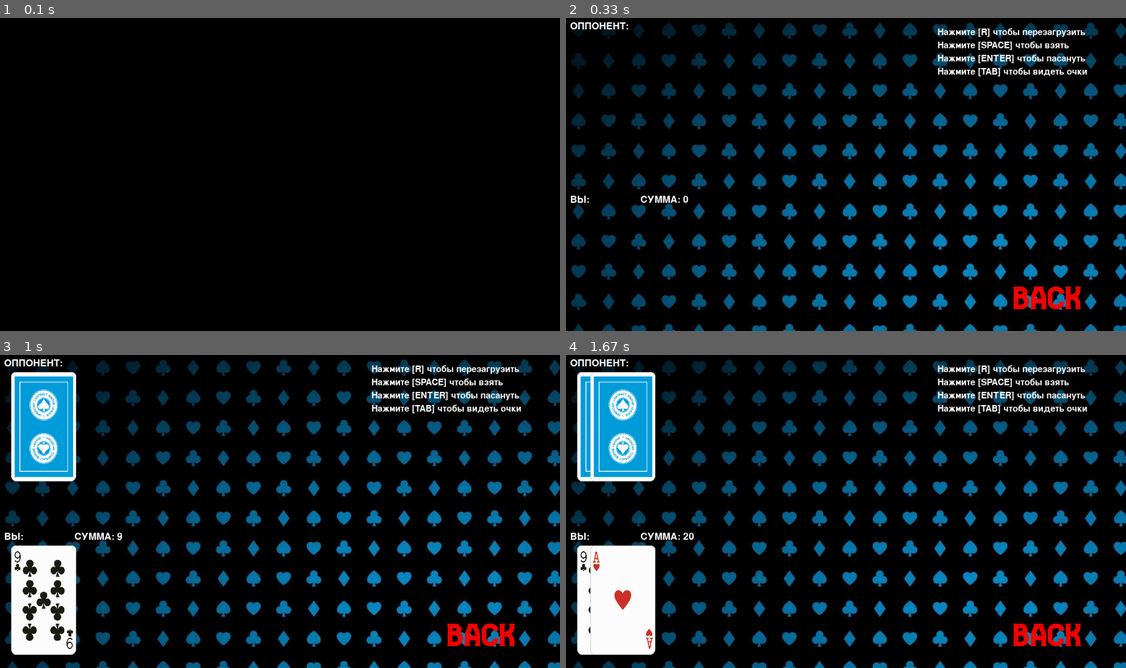
Above: before the commit, frames 1-4 (two rows, left to right).
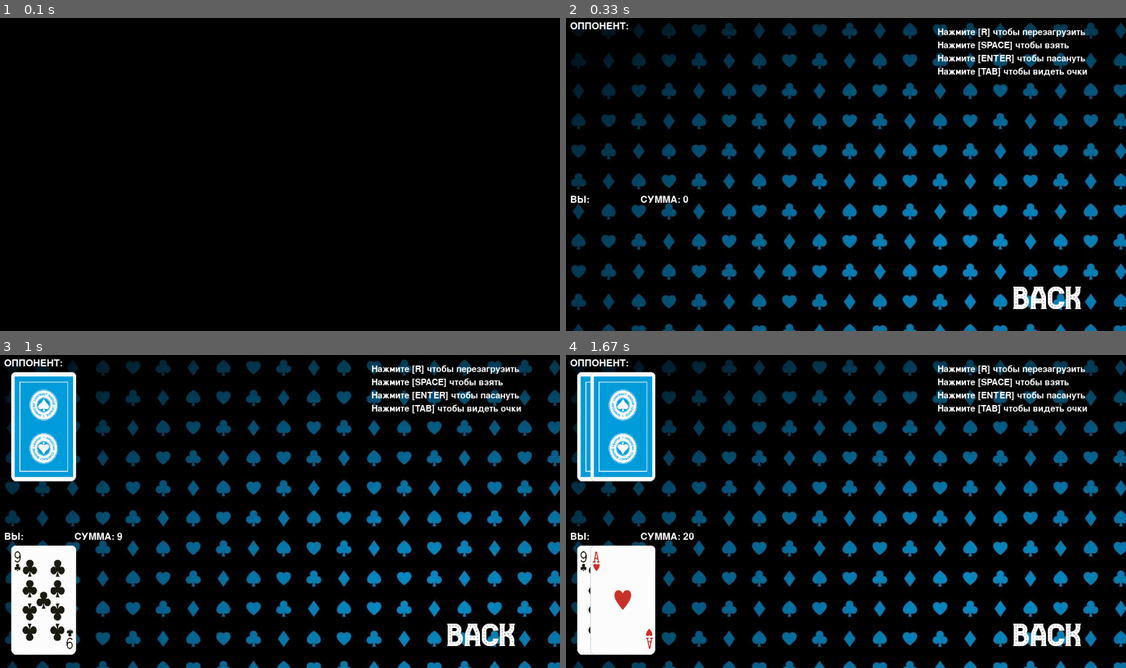
Above: after the commit, the same moments.

Repository: temanotema/casik1000
Game: pygame game, started from casik/screen/blackjack.py
The game is run twice, just before and just after one commit, with the same random seed, the same clock (stepped at 60 frames per second) and the same inputs.
Inputs:
- Up to frame 1 (0.1 s): no input
- Up to frame 2 (0.33 s): no input
- Up to frame 3 (1 s): tap Space at 0.33 s
- Up to frame 4 (1.67 s): tap Space at 1.23 s

Frame 1 is identical in both runs. In frame 2, 0.6% of the frame differs, in the area x 79-93%, y 85-94%; in frame 3, 0.6%; in frame 4, 0.6%.

Commit message:
new download images for slots and create key space

Diff:
--- a/casik/bets.py
+++ /dev/null
@@ -1,5 +0,0 @@
-from blackjack import *
-
-
-def bet():
-    while True:
--- a/casik/pygame_base.py
+++ b/casik/pygame_base.py
@@ -1,5 +1,4 @@
 import sys
-
 import pygame
 
 # создание меню
@@ -22,6 +21,12 @@
     return pygame.transform.scale(pygame.image.load(path), size)
 
 
+lemon = load_image('images/lemon.jpg', (200, 200))
+apple = load_image('images/apple.jpg', (200, 200))
+plum = load_image('images/plum.jpg', (200, 200))
+cherry = load_image('images/cherry.jpg', (200, 200))
+
+
 def get_font(size):
     return pygame.font.Font("pics/font.ttf", size)
 
--- a/casik/screen/blackjack.py
+++ b/casik/screen/blackjack.py
@@ -276,7 +276,7 @@
         SEVEN_MOUSE_POS = pygame.mouse.get_pos()
 
         SEVEN_BACK = Button(image=None, pos=(1100, 650),
-                            text_input="BACK", font=get_font(75), base_color="Red", hovering_color="White")
+                            text_input="BACK", font=get_font(75), base_color="White", hovering_color="Red")
 
         SEVEN_BACK.changeColor(SEVEN_MOUSE_POS)
         SEVEN_BACK.update(win)
@@ -287,9 +287,7 @@
             if event.type == pygame.MOUSEBUTTONDOWN:
                 if SEVEN_BACK.checkForInput(SEVEN_MOUSE_POS):
                     next_function = run[MENU_MAIN]
-
         draw_texts()
-
         pygame.display.update()
 
         # анти спам кнопок
--- a/casik/screen/luckyseven.py
+++ b/casik/screen/luckyseven.py
@@ -3,12 +3,18 @@
 
 
 SEVEN_BACK = Button(image=None, pos=(1100, 650),
-                    text_input="BACK", font=get_font(75), base_color="Red", hovering_color="White")
+                    text_input="BACK", font=get_font(75), base_color="White", hovering_color="Red")
+
+
+main_loop = 0
+session = True
+
+
 def draw_texts():
     space_text = INST_font.render('Нажмите [SPACE] чтобы прокрутить слот', True, white)
-    combo1_text = INST_font.render('Комбинация 1: 7 | 7 | 7 ', True, white)
-    combo2_text = INST_font.render('Комбинация 2: bell | bell | bell', True, white)
-    combo3_text = INST_font.render('Комбинация 3: bar | bar | bar', True, white)
+    combo1_text = INST_font.render('Комбинация 1: lemon | lemon | lemon ', True, white)
+    combo2_text = INST_font.render('Комбинация 2: apple | apple | apple', True, white)
+    combo3_text = INST_font.render('Комбинация 3: plum | plum | plum', True, white)
     combo4_text = INST_font.render('Комбинация 4: cherry | cherry | cherry', True, white)
 
     win.blit(combo1_text, (WIN_WIDTH // 2 + 211, WIN_HEIGHT // 2 - 330))
@@ -16,6 +22,15 @@
     win.blit(combo3_text, (WIN_WIDTH // 2 + 211, WIN_HEIGHT // 2 - 270))
     win.blit(combo4_text, (WIN_WIDTH // 2 + 211, WIN_HEIGHT // 2 - 240))
     win.blit(space_text, (WIN_WIDTH // 2 + 211, WIN_HEIGHT // 2 - 210))
+    win.blit(lemon, (335, 270))
+    win.blit(lemon, (550, 270))
+    win.blit(lemon, (765, 270))
+
+def new_load():
+    win.blit(cherry, (335, 270))
+    win.blit(apple, (550, 270))
+    win.blit(plum, (765, 270))
+    pygame.display.update()
 
 
 def main():
@@ -34,10 +49,19 @@
             if event.type == pygame.MOUSEBUTTONDOWN:
                 if SEVEN_BACK.checkForInput(SEVEN_MOUSE_POS):
                     next_function = run[MENU_MAIN]
+
         draw_texts()
         pygame.display.update()
+
+        keys = pygame.key.get_pressed()
+
+        if keys[pygame.K_SPACE]:
+            new_load()
+            pygame.display.update()
+
     if next_function:
         next_function()
+    pygame.display.update()
 
 
 run[GAME_LUCKYSEVEN] = main
--- a/casik/screen/main.py
+++ b/casik/screen/main.py
@@ -56,7 +56,7 @@
         win.blit(OPTIONS_TEXT, OPTIONS_RECT)
 
         OPTIONS_BACK = Button(image=None, pos=(640, 400),
-                            text_input="Back", font=get_font(75), base_color="Black", hovering_color="Green")
+                            text_input="Back", font=get_font(75), base_color="Black", hovering_color="Red")
 
         OPTIONS_BACK.changeColor(OPTIONS_MOUSE_POS)
         OPTIONS_BACK.update(win)
Binary file removed: casik/images/777.jpg
Binary file added: casik/images/apple.jpg
Binary file removed: casik/images/bar.jpg
Binary file changed: casik/images/cherry.jpg
Binary file removed: casik/images/kolok.jpg
Binary file added: casik/images/lemon.jpg
Binary file added: casik/images/plum.jpg
Binary file added: casik/images/набор.jpg
